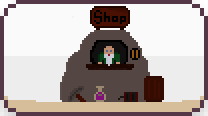
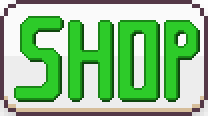
Revision of a layered 208×116 image; what changed, layer by layer:
removed layer "Eingefügte Ebene #1" over <box>8,6,200,108</box>
renamed "shopbtn.png" to "exitbtn.png", painted on it over <box>8,6,200,108</box>
